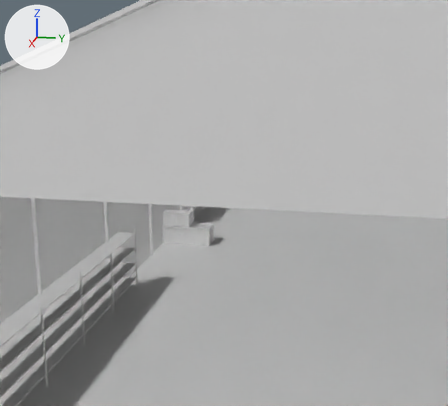
The FBX model Assets/Models/Buildings/AirportAngar04.fbx as it was, and as the next commit left it.
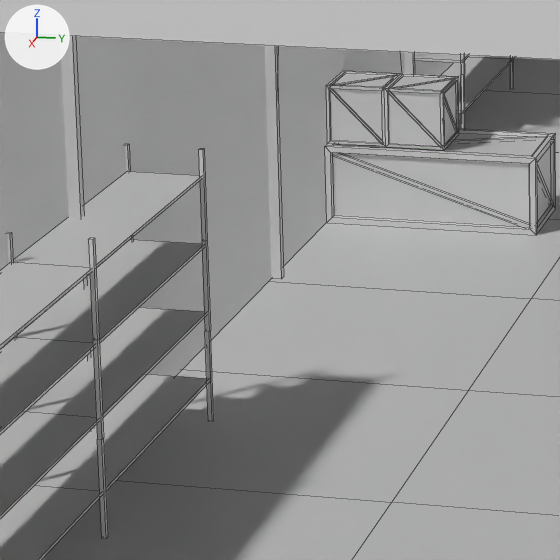
There are two pictures of each version: one from a 50 mm camera at (25.93, -3.43, 7.1) aimed at (5.94, -7.43, 2.1), one close up on the part from 20% to 48% of the width and 48% to 78% of the height. The lights are fixed; the arrows at upper left show +X, +Y and +Z. The first two pictures are the older version. The close-ups show mesh edges as thin lines. Where no turn or scale is listed for an object, it has been applied to the vertices.

Names of what the first close-up shows: 'WHFloor.003', 'WHRoofWall3', 'WHShelf1.003', 'WHShelf1.004', 'WHWall1.001', 'WHWoodBox4.001'.
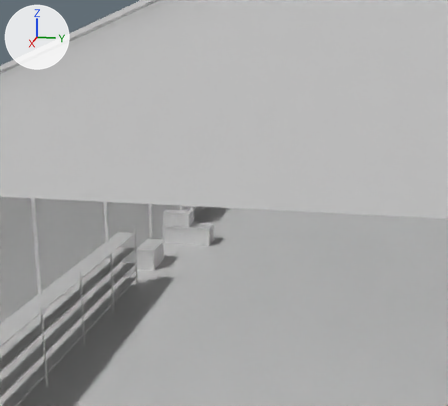
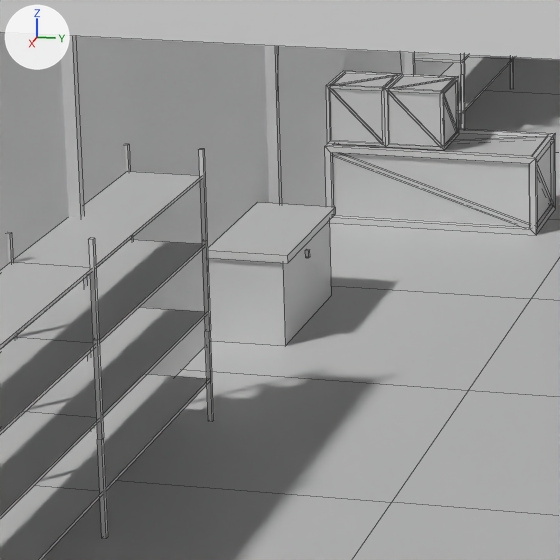
The change, as a diff of the scene's bpy script:
```diff
--- a/Assets/Models/Buildings/AirportAngar04.fbx.py
+++ b/Assets/Models/Buildings/AirportAngar04.fbx.py
@@ mat_atlaswh_001 @@
+mat_atlaswh_001 = principled_material('AtlasWH.001')
+mat_atlaswh_001.base_color = (0.8, 0.8, 0.8)  # white #e7e7e7
@@ me_atlaswh_d_001 @@
+me_atlaswh_d_001.from_pydata(...)  # 24 vertices, 13 faces; spans x -0.603..0.603, y -0.28..0.341, z -0.707..0.0
+me_atlaswh_d_001.materials.append(mat_atlaswh_001)  # white #e7e7e7
@@ ob_instrumentalboxkey @@
+ob_instrumentalboxkey = bpy.data.objects.new('InstrumentalBoxKey', me_atlaswh_d_001)
+ob_instrumentalboxkey.location = (6.825, -9.795, 0.762)
```

Boxes (x1, y1, x2, y2) around the edits, measured in the close-ups (560 x 560 px):
'InstrumentalBoxKey', added
    after: (208, 203, 335, 346)
